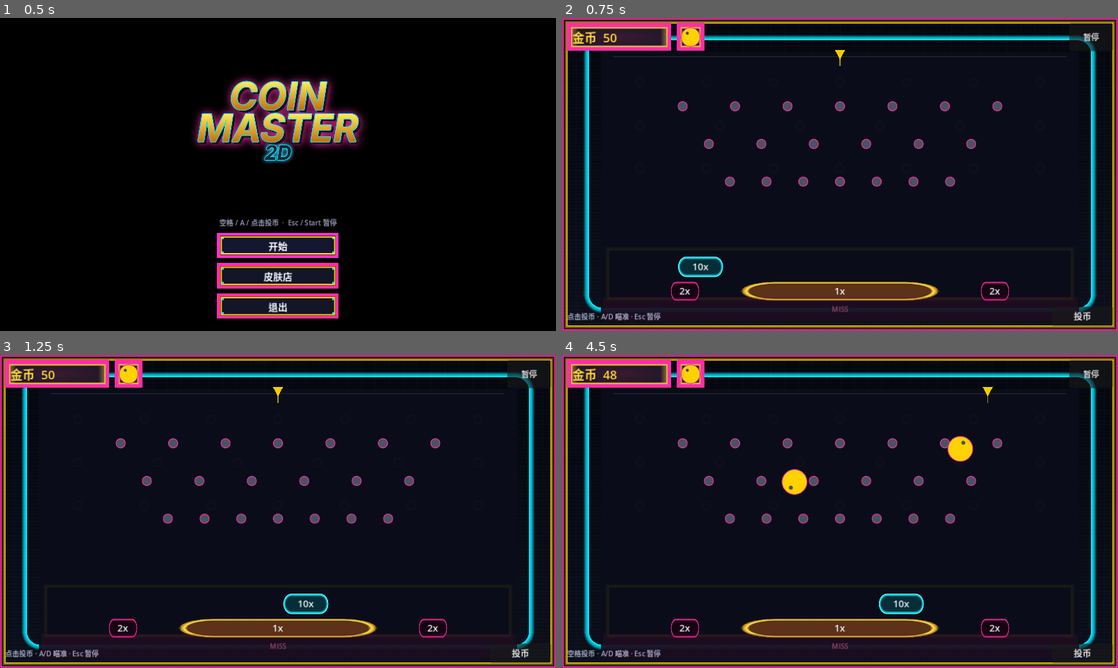
Above: before the commit, frames 1-4 (two rows, left to right).
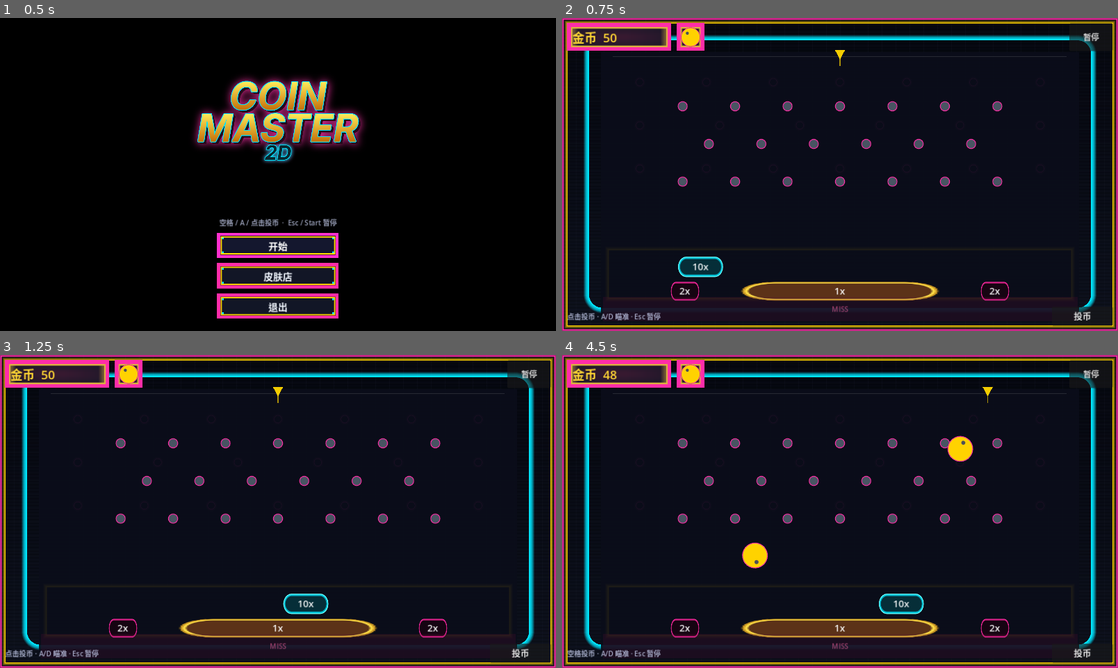
Above: after the commit, the same moments.

Repository: littleboss/coin-master
Game: Godot game, scene res://scenes/main.tscn
Two runs of this game, one before a commit and one after it. Both use one fixed random seed, a clock stepped at 60 frames per second and the inputs below.
Inputs (mouse positions are in pixels of both pictures, inside the frame that each line leads up to):
- Up to frame 1 (0.5 s): no input
- Up to frame 2 (0.75 s): click "开始" at 0.5 s
- Up to frame 3 (1.25 s): no input
- Up to frame 4 (4.5 s): click "暂停" at 1.25 s; click "继续" at 2 s; click "投币" at 2.75 s; tap Enter at 3.5 s; move the mouse to (962, 495) at 3.52 s; hold Right 3.53-4.28 s; tap A (aim_left) at 3.6 s; click (962, 495) at 3.67 s; move the mouse to (728, 527) at 4.27 s; hold Left from 4.28 s (still down); tap D (aim_right) at 4.35 s

Frame 1 is identical in both runs. In frame 2, 0.5% of the frame differs, in the area x 20-80%, y 50-54%; in frame 3, 0.5%; in frame 4, 1.2%, in the area x 20-80%, y 36-69%.

Commit message:
Revert bottom-row tighten; sample drops in small waves
Span 0.70 pushed miss to 34.2% (out of band) while 2x stayed at 20%.
Restore the original 7-6-7 full-span bottom row. Smoke now launches
four coins at a time across 120 unique aim X values so rates are not
dominated by 24-body pileups.

Co-authored-by: aliao <zju.pigeon@gmail.com>

Diff:
--- a/scripts/headless_smoke.gd
+++ b/scripts/headless_smoke.gd
@@ -270,13 +270,14 @@
 	GameState.balance = 4000
 	var target := 120
 	var launched := 0
+	var wave_size := 4
 	while launched < target:
-		var wave: int = mini(CoinSpawner.POOL_SIZE, target - launched)
-		for i in wave:
+		var wave: int = mini(wave_size, target - launched)
+		for _i in wave:
 			playfield.spawner._cooldown_left = 0.0
 			var t := 0.5
-			if wave > 1:
-				t = float(i) / float(wave - 1)
+			if target > 1:
+				t = float(launched) / float(target - 1)
 			if playfield.spawner.try_toss_at_x(playfield.spawner.aim_world_x(t)):
 				launched += 1
 		var frames := 0
--- a/scripts/playfield.gd
+++ b/scripts/playfield.gd
@@ -102,23 +102,17 @@
 	var y0 := table.position.y + table.size.y * 0.20
 	var y_step := table.size.y * 0.14
 	# 跟机柜图一样的 7-6-7。画面只用 peg.png，不再传调试色。
-	# 最底一排只收间距、往中间靠，两侧留 miss 边道。不改钉数、不改槽宽。
 	for row in PEG_ROWS:
 		var count: int = PEG_COUNTS[row]
 		var y := y0 + float(row) * y_step
-		var row_w := usable_w
-		var row_left := usable_left
-		if row == PEG_ROWS - 1:
-			row_w = usable_w * 0.70
-			row_left = (usable_left + usable_right) * 0.5 - row_w * 0.5
 		var spacing: float
 		var start_x: float
 		if row % 2 == 0:
-			spacing = row_w / float(count - 1)
-			start_x = row_left
+			spacing = usable_w / float(count - 1)
+			start_x = usable_left
 		else:
-			spacing = row_w / float(count)
-			start_x = row_left + spacing * 0.5
+			spacing = usable_w / float(count)
+			start_x = usable_left + spacing * 0.5
 		for i in count:
 			var peg := Peg.new()
 			_pegs.add_child(peg)
